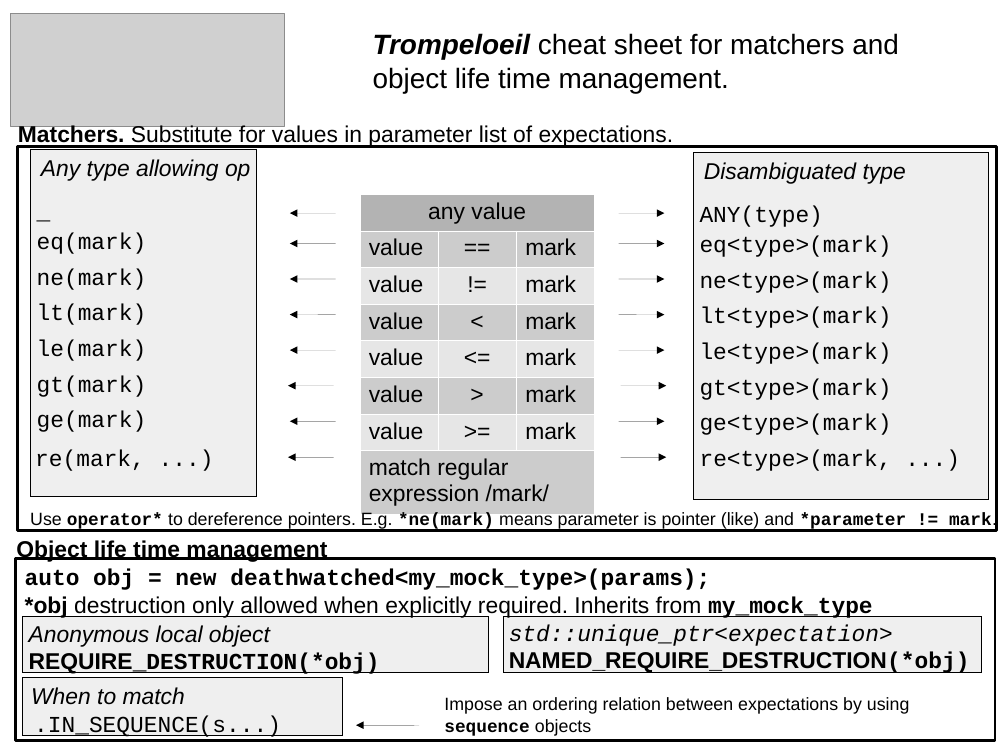
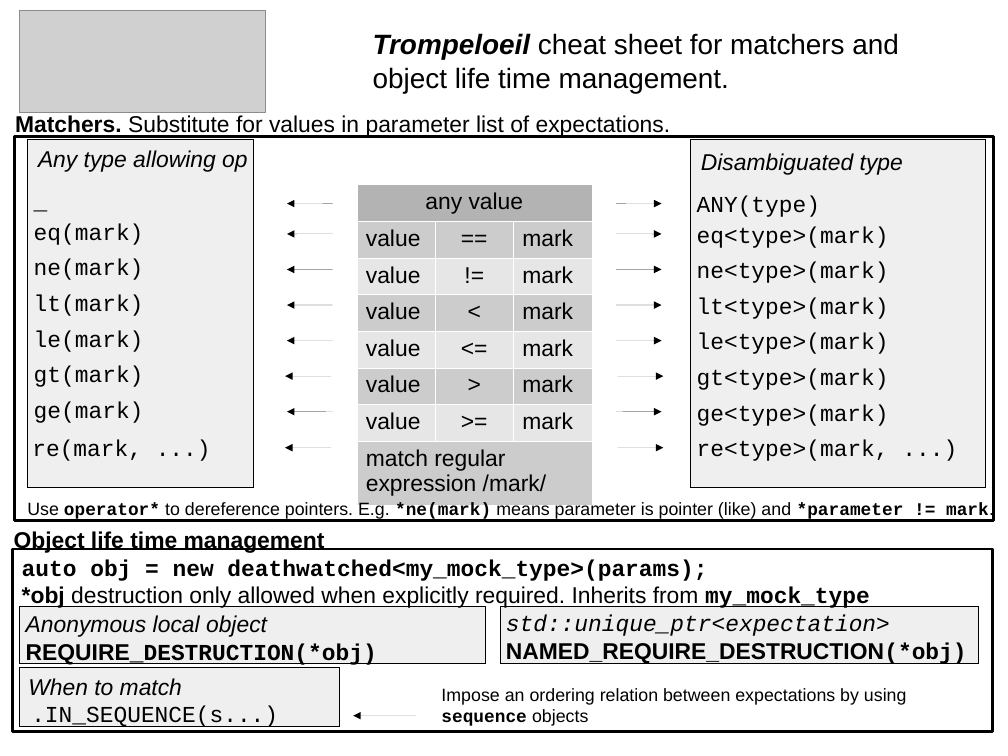
Before and after one commit to rollbear/trompeloeil, a slide deck: slide 2 of docs/trompeloeil_cheat_sheet.odp. Drawn at 1008x756 pixels with LibreOffice and Linux fonts; fonts in the diff are those of the drawing; grey boxes stand for pictures. Boxes give left, top, right and bottom in pixels: in the first picture for what was removed or moved away, otherwise in the second. Text is boxed around its words. In the diff, an @@ line names an element or a change of style, - is before the commit and + after.

```diff
--- a/docs/trompeloeil_cheat_sheet.odp
+++ b/docs/trompeloeil_cheat_sheet.odp
@@ picture: place and size @@
-picture at (10, 14, 284, 126)
+picture at (19, 11, 265, 113)
@@ 9 texts, 6 arrows, 2 rectangles, 1 table: place and size @@
-9 texts, 6 arrows, 2 rectangles, 1 table at (16, 146, 997, 736)
+9 texts, 6 arrows, 2 rectangles, 1 table at (14, 137, 994, 726)
@@ 18 texts, 11 arrows, 5 rectangles: place and size @@
-18 texts, 11 arrows, 5 rectangles at (16, 123, 997, 741)
+18 texts, 11 arrows, 5 rectangles at (13, 115, 994, 731)
```
Also in this commit, not shown: 1 other slide changed, 3 other files.
